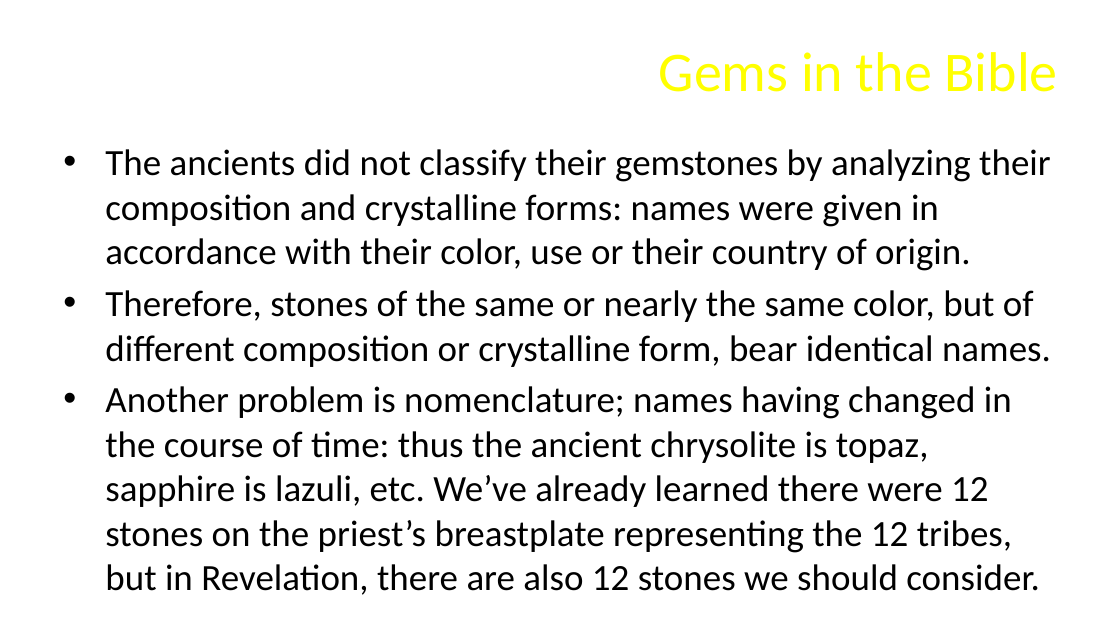
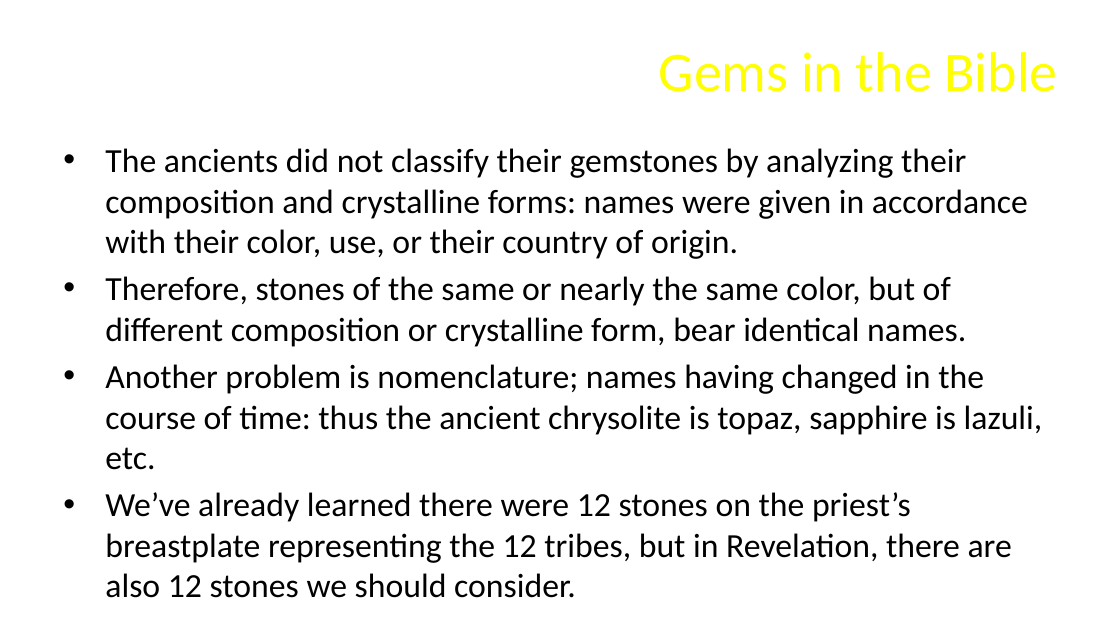
Before and after one commit to ChuckBell/Mines-Minerals-and-Minecraft, a slide deck: slide 7 of slides/Lesson5.pptx. Drawn at 1120x630 pixels with LibreOffice and Linux fonts; fonts in the diff are those of the drawing; background and template pictures are left out. Boxes give left, top, right and bottom in pixels: in the first picture for what was removed or moved away, otherwise in the second. Text is boxed around its words. In the diff, an @@ line names an element or a change of style, - is before the commit and + after.

```diff
--- a/slides/Lesson5.pptx
+++ b/slides/Lesson5.pptx
@@ text at [105,148,1028,259]: text changed; size 31.7 to 28.9 pt @@
-• The ancients did not classify their gemstones by analyzing their composition and crystalline forms: names were given in accordance with their color, use or their country of origin.
+• The ancients did not classify their gemstones by analyzing their composition and crystalline forms: names were given in accordance with their color, use, or their country of origin.
@@ text at [105,276,966,347]: size 31.7 to 28.9 pt in "Therefore, stones of the same or nearly ..." @@
@@ text at [105,364,1043,598]: text changed; size 31.7 to 28.9 pt @@
-• Another problem is nomenclature; names having changed in the course of time: thus the ancient chrysolite is topaz, sapphire is lazuli, etc. We’ve already learned there were 12 stones on the priest’s breastplate representing the 12 tribes, but in Revelation, there are also 12 stones we should consider.
+• Another problem is nomenclature; names having changed in the course of time: thus the ancient chrysolite is topaz, sapphire is lazuli, etc.
+• We’ve already learned there were 12 stones on the priest’s breastplate representing the 12 tribes, but in Revelation, there are also 12 stones we should consider.
```
Also in this commit, not shown: 2 slides added.
